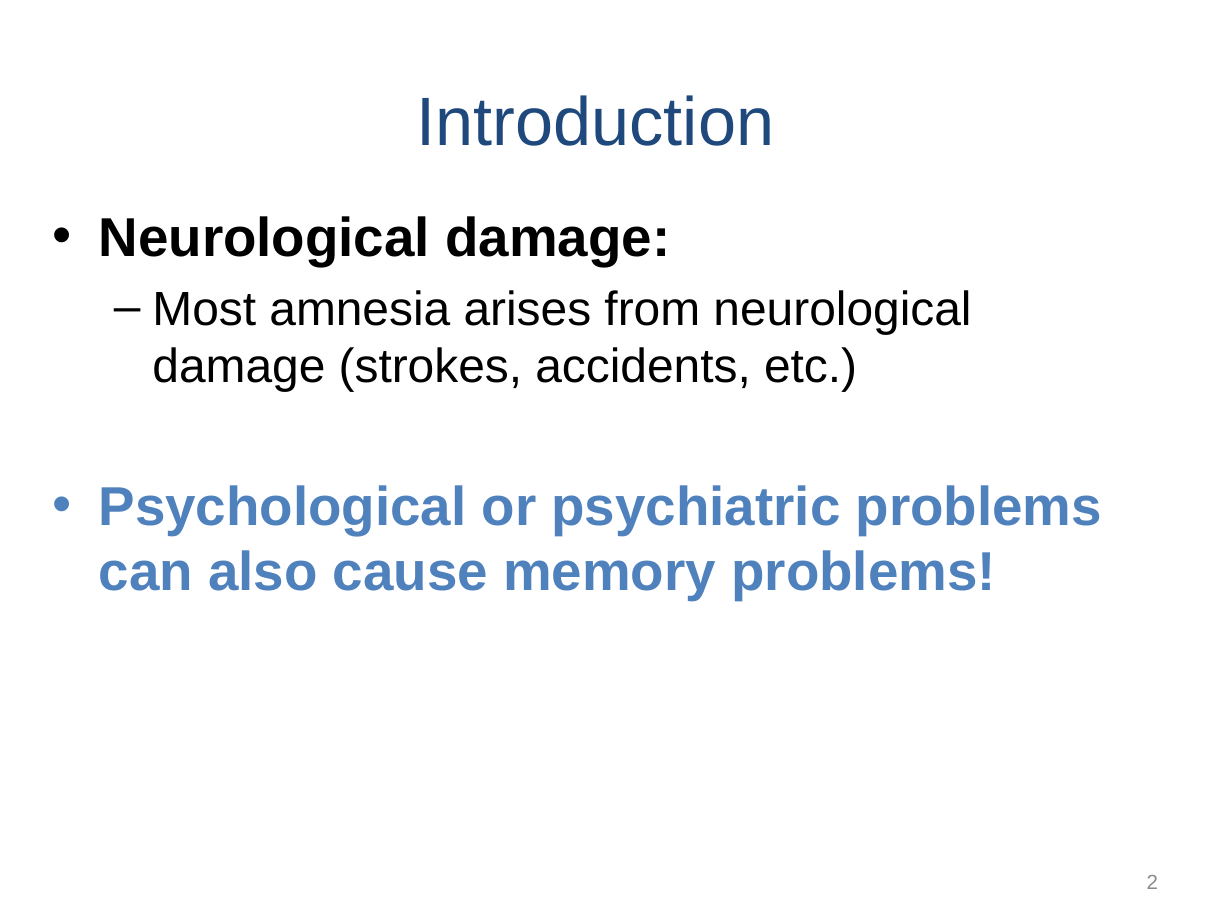
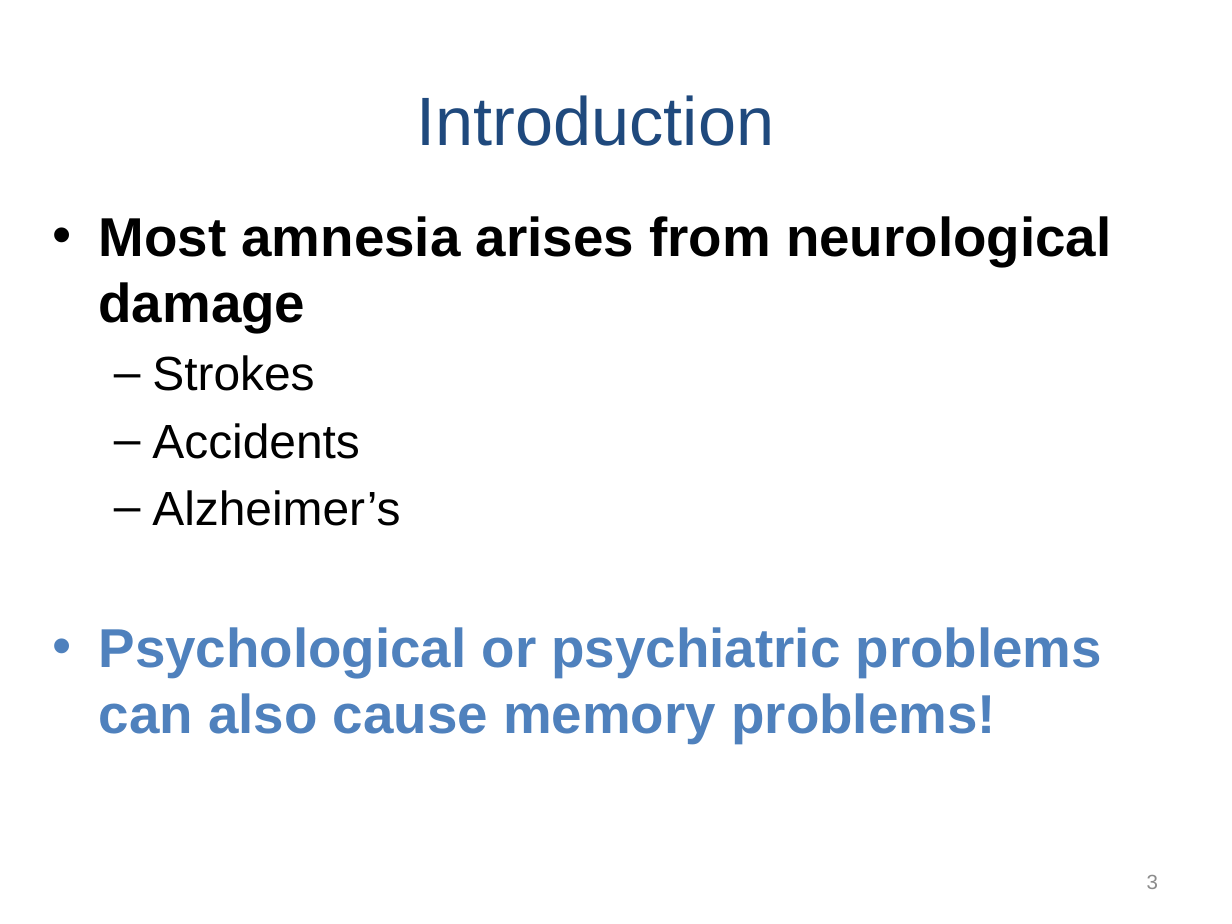
Before and after one commit to npm27/Teaching-Materials, a slide deck: slide 3 of Memory/Slides/Chapter 11.PPTX (slide 2 before the commit). Drawn at 1232x924 pixels with LibreOffice and Linux fonts; fonts in the diff are those of the drawing. Boxes give left, top, right and bottom in pixels: in the first picture for what was removed or moved away, otherwise in the second. Text is boxed around its words. In the diff, an @@ line names an element or a change of style, - is before the commit and + after.

```diff
--- a/Memory/Slides/Chapter 11.PPTX
+++ b/Memory/Slides/Chapter 11.PPTX
@@ text at bbox=[99, 216, 1111, 526]: text changed; size 28 to 32 pt; bold on @@
-• Neurological damage:
-  – Most amnesia arises from neurological damage (strokes, accidents, etc.)
+• Most amnesia arises from neurological damage
+  – Strokes
+  – Accidents
+  – Alzheimer’s
@@ page number at bbox=[1147, 875, 1158, 889]: text changed @@
-2
+3
```
Also in this commit, not shown: 2 other slides changed, 2 slides added, 2 slides removed.
